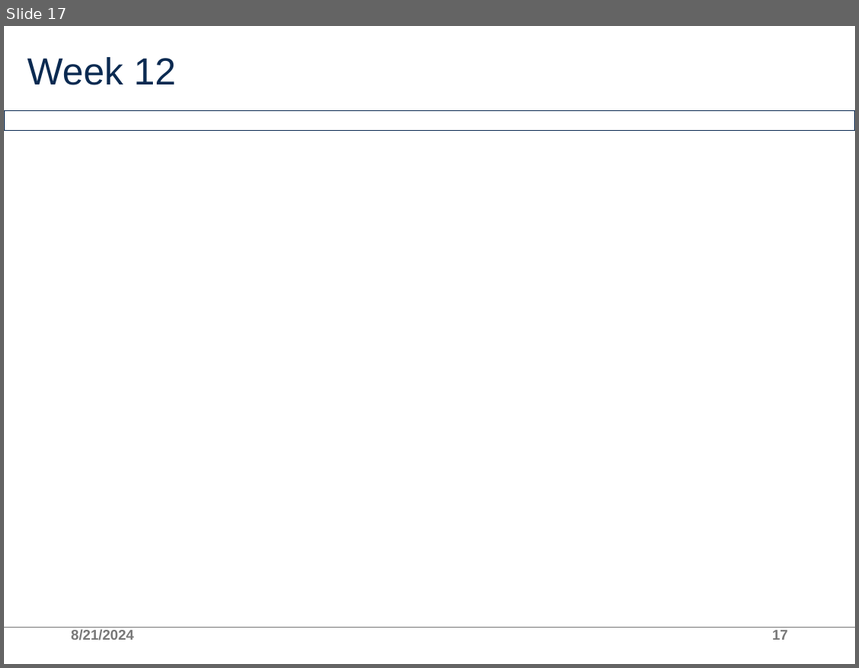
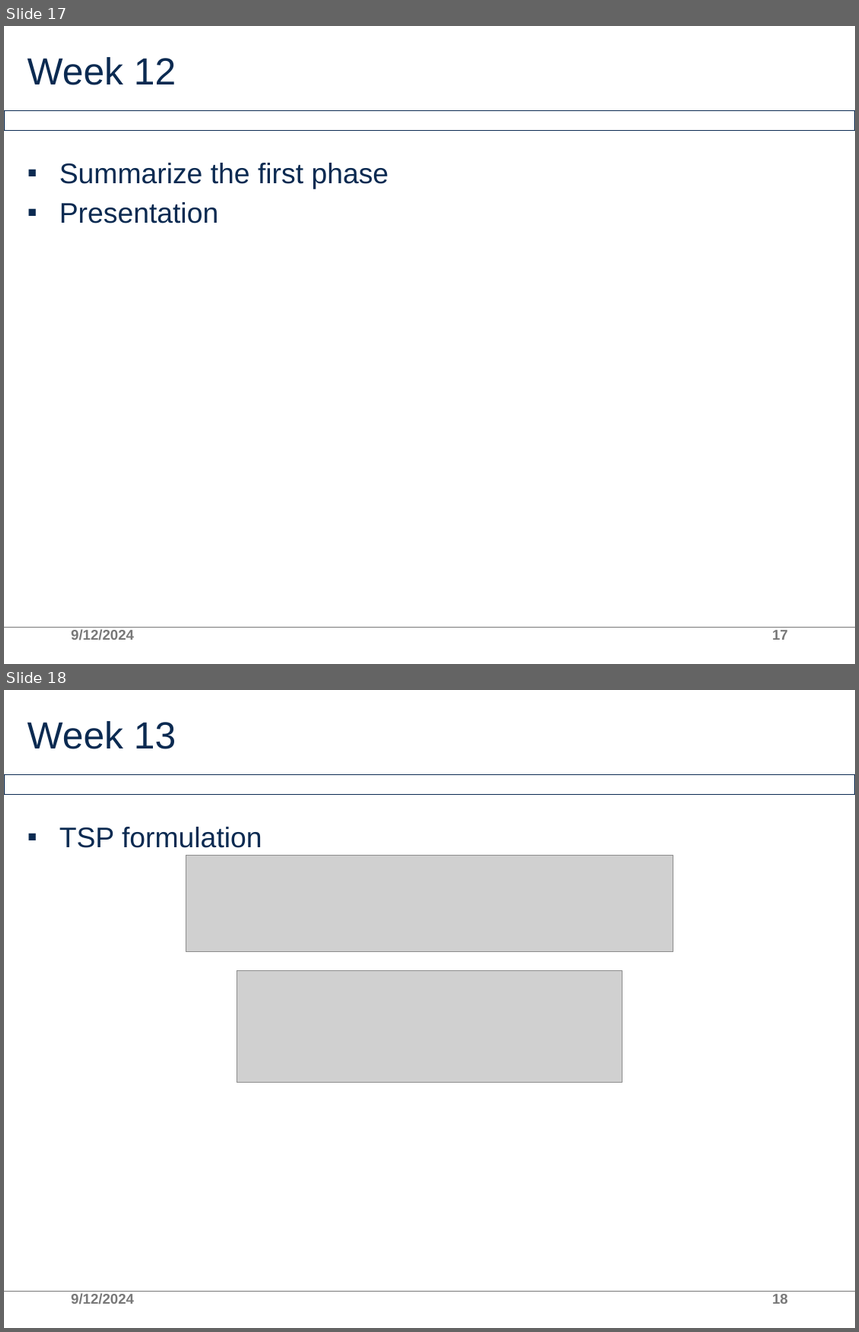
Before and after one commit to AllInCoffee/WHK_workplace, a slide deck: progress.pptx. Shown one above the other, each under a label of ours: slide 17 before the commit, slides 17 and 18 after it. The pictures are 859x668 and 859x1332 pixels, drawn with LibreOffice and Linux fonts; fonts in the diff are those of the drawing; grey boxes stand for pictures; background and template pictures are left out. Boxes give left, top, right and bottom in pixels: in the first picture for what was removed or moved away, otherwise in the second. Text is boxed around its words. In the diff, an @@ line names an element or a change of style, - is before the commit and + after.

```diff
--- a/progress.pptx
+++ b/progress.pptx
@@ slide 18 added at <box>4,690,855,1328</box>, background #FFFFFF; not listed: 2 template elements that a slide beside it also shows @@
@@ title added at <box>28,721,176,749</box>, 32 pt, text #0B2A51 @@
+Week 13
@@ text added at <box>59,827,262,848</box>, 24 pt, text #0B2A51 @@
+▪ TSP formulation
@@ picture added at <box>186,855,674,952</box> @@
@@ picture added at <box>237,971,622,1082</box> @@
@@ text added at <box>71,1293,134,1305</box>, 12 pt, text #797979 @@
+9/12/2024
@@ page number added at <box>772,1294,788,1304</box>, 12 pt, text #797979 @@
+18
@@ slide 17 changed as well @@
@@ text added at <box>59,163,389,224</box>, 24 pt, text #0B2A51 @@
+▪ Summarize the first phase
+▪ Presentation
@@ text at <box>71,629,134,641</box>: text changed @@
-8/21/2024
+9/12/2024
```
Also in this commit, not shown: 15 other slides changed, 1 other slide added, 1 other file.
